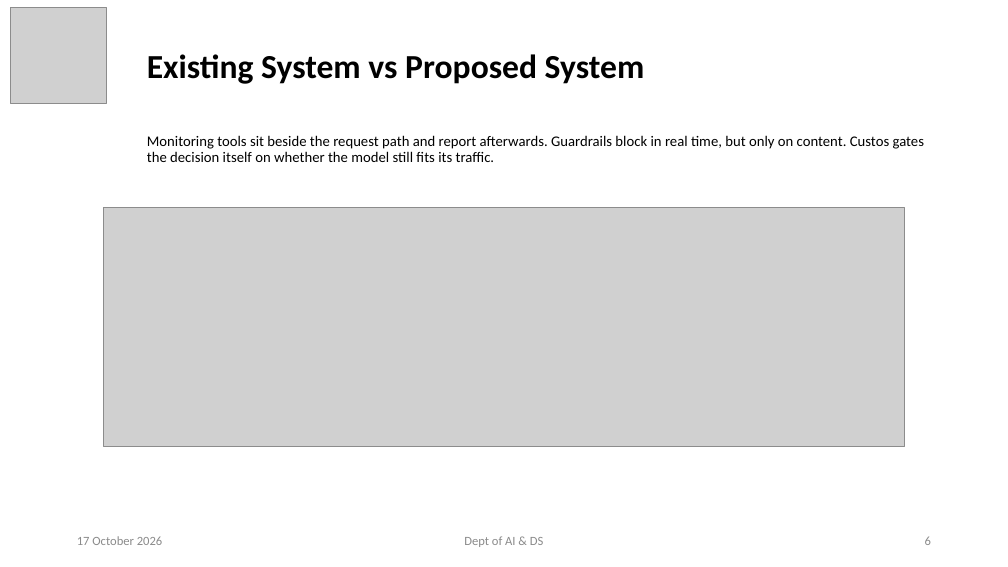
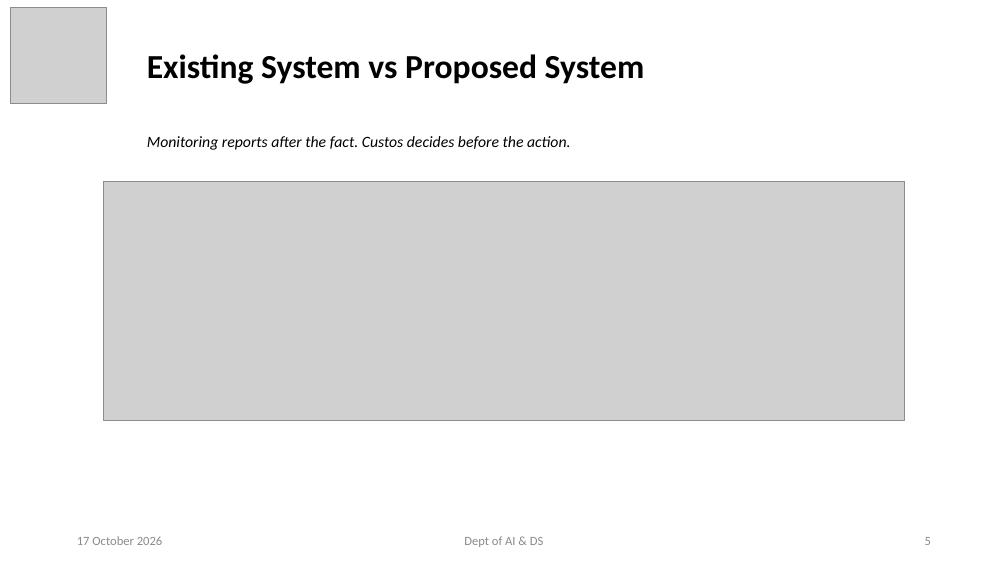
Before and after one commit to ayushpandey0201/custos, a slide deck: slide 5 of docs/presentations/Custos_Phase2_Review2.pptx (slide 6 before the commit). Drawn at 1008x567 pixels with LibreOffice and Linux fonts; fonts in the diff are those of the drawing; grey boxes stand for pictures. Boxes give left, top, right and bottom in pixels: in the first picture for what was removed or moved away, otherwise in the second. Text is boxed around its words. In the diff, an @@ line names an element or a change of style, - is before the commit and + after.

```diff
--- a/docs/presentations/Custos_Phase2_Review2.pptx
+++ b/docs/presentations/Custos_Phase2_Review2.pptx
@@ subtitle at <box>147,136,571,150</box>: text changed; size 14 to 15 pt; italic on @@
-Monitoring tools sit beside the request path and report afterwards. Guardrails block in real time, but only on content. Custos gates the decision itself on whether the model still fits its traffic.
+Monitoring reports after the fact. Custos decides before the action.
@@ picture: place and size @@
-picture at <box>104,208,905,447</box>
+picture at <box>104,181,905,420</box>
```
Also in this commit, not shown: 13 other slides changed, 1 slide added, 11 slides removed, 8 other files.
